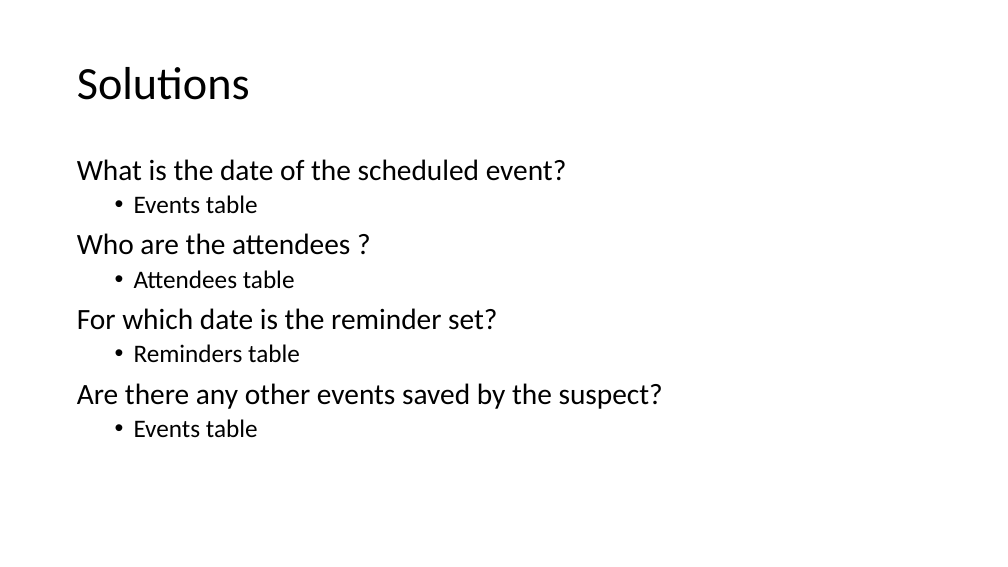
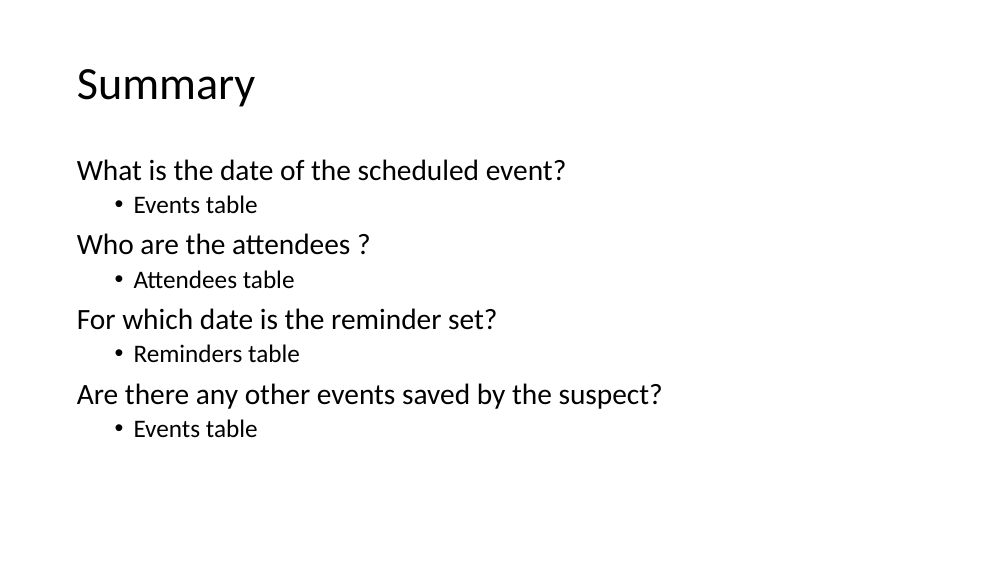
Before and after one commit to frankwxu/digital-forensics-lab, a slide deck: slide 18 of Android10/5_1_3_AOSP_App_Investigations_Calendar.pptx (slide 16 before the commit). Drawn at 1008x567 pixels with LibreOffice and Linux fonts; fonts in the diff are those of the drawing; background and template pictures are left out. Boxes give left, top, right and bottom in pixels: in the first picture for what was removed or moved away, otherwise in the second. Text is boxed around its words. In the diff, an @@ line names an element or a change of style, - is before the commit and + after.

```diff
--- a/Android10/5_1_3_AOSP_App_Investigations_Calendar.pptx
+++ b/Android10/5_1_3_AOSP_App_Investigations_Calendar.pptx
@@ title at bbox=[77, 69, 255, 107]: text changed @@
-Solutions
+Summary
```
Also in this commit, not shown: 4 other slides changed, 4 slides added, 3 slides removed.
